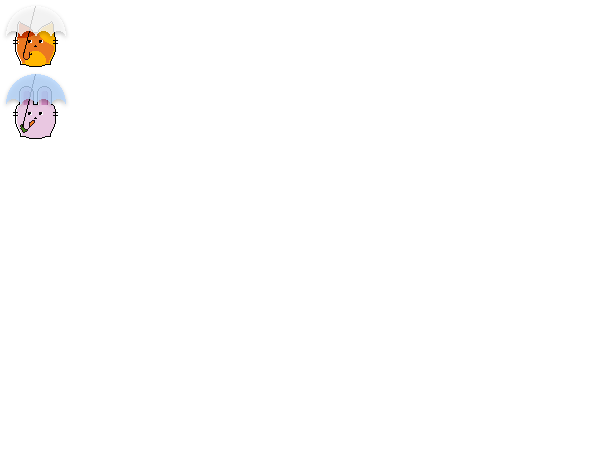
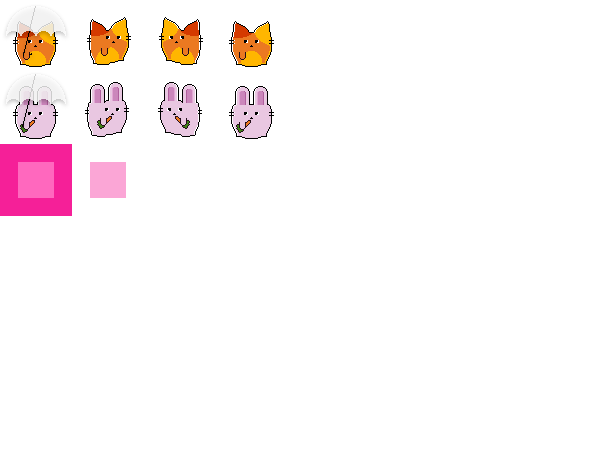
Layers edited between the first and the second 600 x 454 image:
"Layer 7 copy": opacity 80% → 100%, painted on it over (6, 74, 66, 127)
"Layer 7": opacity 80% → 100%, painted on it over (20, 31, 35, 56)
removed layer "Layer 11 copy" over (23, 31, 35, 56)
removed layer "Layer 11" over (22, 74, 36, 127)
removed group "Group 1" (3 layers) over (0, 17, 131, 156)
added layer "Bunny Left" above "Bunny Right" over (158, 82, 202, 137)
added layer "Bunny Right" above "Cat Left" over (85, 82, 129, 137)
added layer "Cat Left" above "Cat Right" over (159, 17, 203, 65)
added layer "Cat Right" above "Layer 13 copy" over (87, 17, 131, 65)
added layer "Layer 13 copy" (40%) above "Layer 13" over (90, 162, 126, 198)
added layer "Layer 13" above "Bunny copy" over (0, 144, 72, 216)
added layer "Bunny copy" above "Cat copy" over (229, 86, 274, 139)
added layer "Cat copy" above "Bunny" over (229, 21, 274, 67)
renamed "Layer 10" to "Bunny", moved it out of group "Group 1" over (13, 86, 58, 131)
renamed "Layer 3" to "Cat", moved it out of group "Group 1" over (20, 31, 35, 60)
